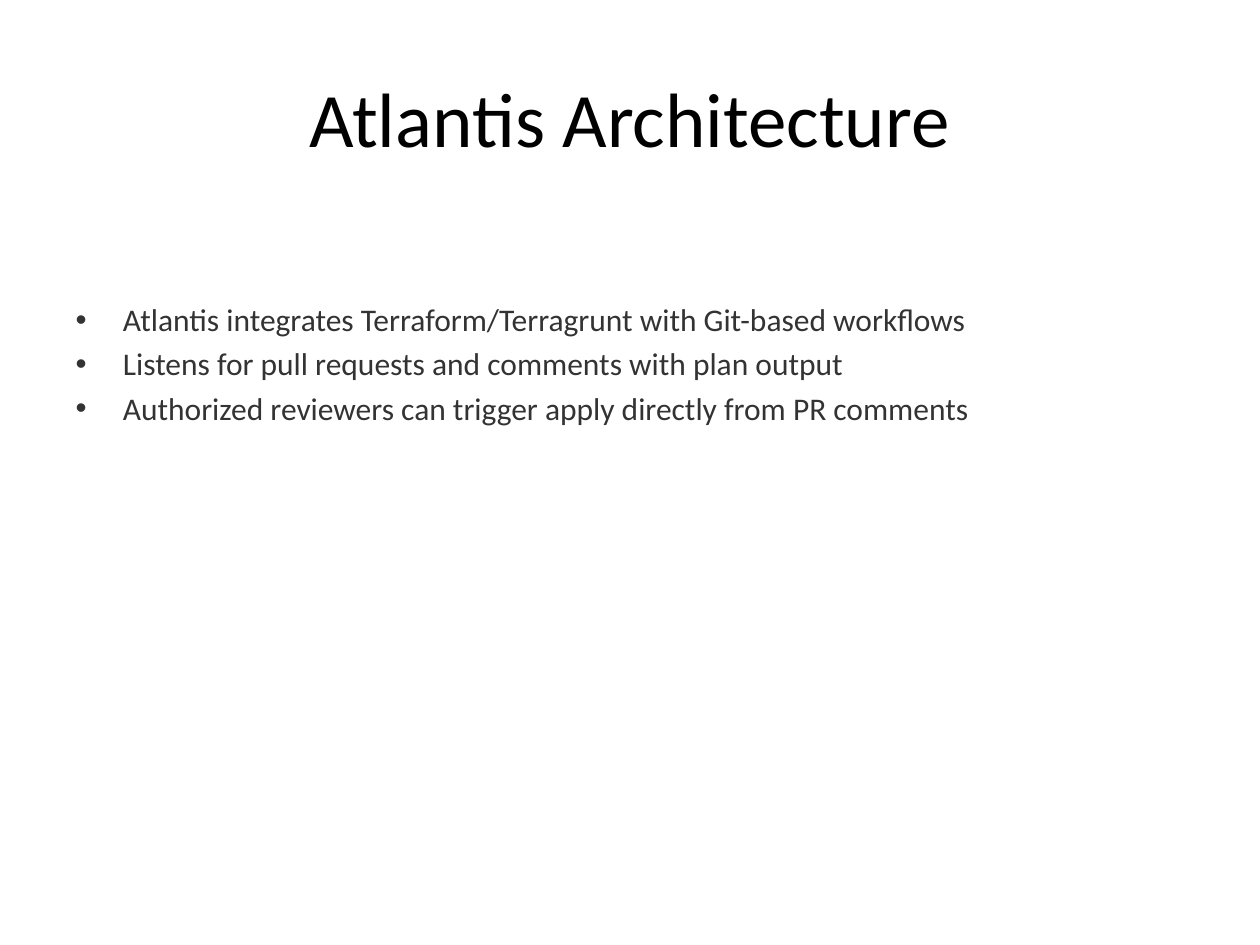
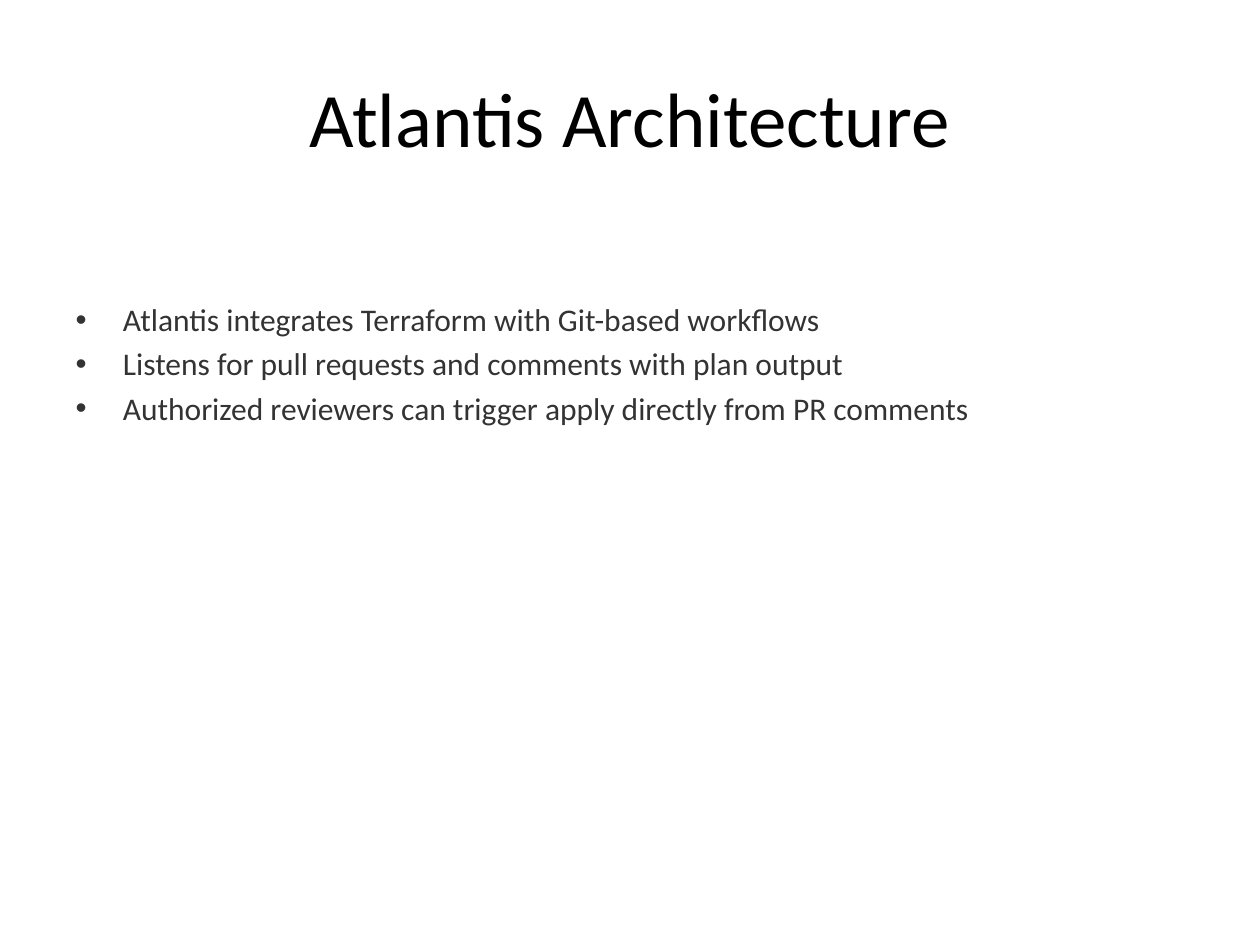
Before and after one commit to opentelekomcloud-community/terraform-workshop, a slide deck: slide 2 of docs/slides/PART 5/atlantis.pptx. Drawn at 1260x945 pixels with LibreOffice and Linux fonts; fonts in the diff are those of the drawing. Boxes give left, top, right and bottom in pixels: in the first picture for what was removed or moved away, otherwise in the second. Text is boxed around its words. In the diff, an @@ line names an element or a change of style, - is before the commit and + after.

Commit message:
multitenancy slides and text (#3)
* mt

* provider config

```diff
--- a/docs/slides/PART 5/atlantis.pptx
+++ b/docs/slides/PART 5/atlantis.pptx
@@ text at [123, 309, 819, 337]: text changed @@
-• Atlantis integrates Terraform/Terragrunt with Git-based workflows
+• Atlantis integrates Terraform with Git-based workflows
```
Also in this commit, not shown: 2 other slides changed, 23 other files.
